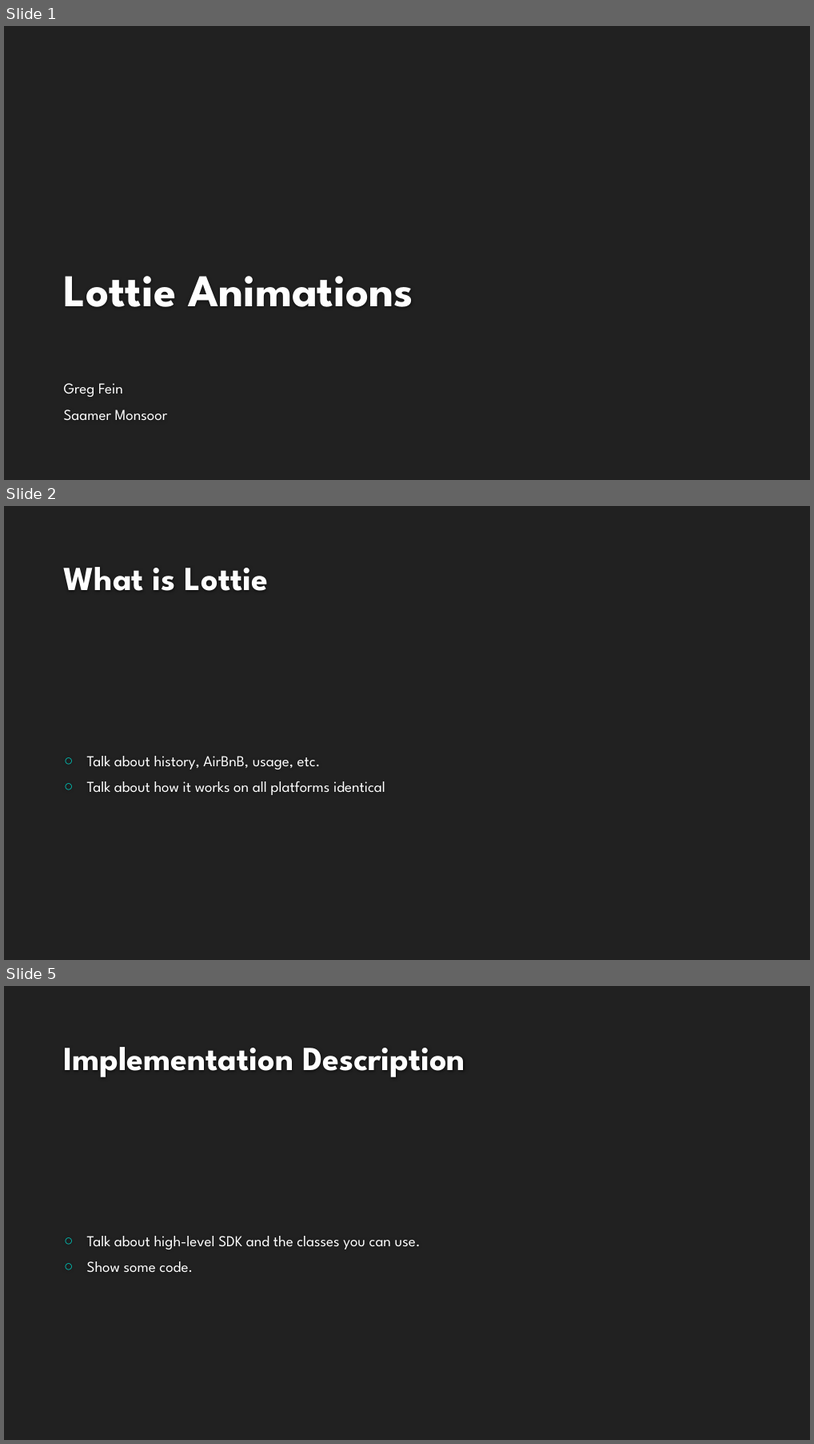
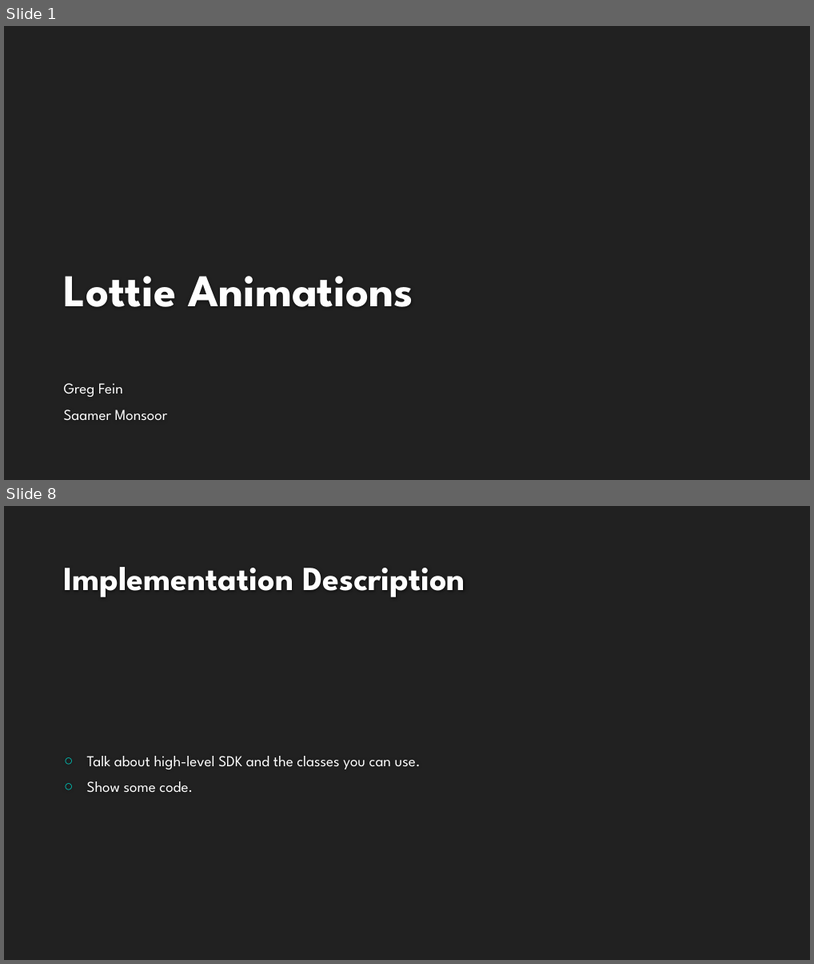
Before and after one commit to saamerm/Xamarin-Native-Forms-Swift-Lottie, a slide deck: Presentation.pptx. Shown one above the other, each under a label of ours: slides 1, 2 and 5 before the commit, slides 1 and 8 after it; the slides between them are not shown. The pictures are 814x1444 and 814x964 pixels, drawn with LibreOffice and Linux fonts; fonts in the diff are those of the drawing; background and template pictures are left out. Boxes give left, top, right and bottom in pixels: in the first picture for what was removed or moved away, otherwise in the second. Text is boxed around its words. In the diff, an @@ line names an element or a change of style, - is before the commit and + after.

```diff
--- a/Presentation.pptx
+++ b/Presentation.pptx
@@ slide 2 removed at box(4, 506, 810, 960), background #212121 @@
@@ title removed at box(64, 567, 268, 591) @@
-What is Lottie
@@ text removed at box(87, 756, 386, 795) @@
-○ Talk about history, AirBnB, usage, etc.
-○ Talk about how it works on all platforms identical
@@ what was slide 5 is now slide 8 @@
```
Also in this commit, not shown: 1 slide changed, 5 slides added, 1 other slide removed, 7 other files.
